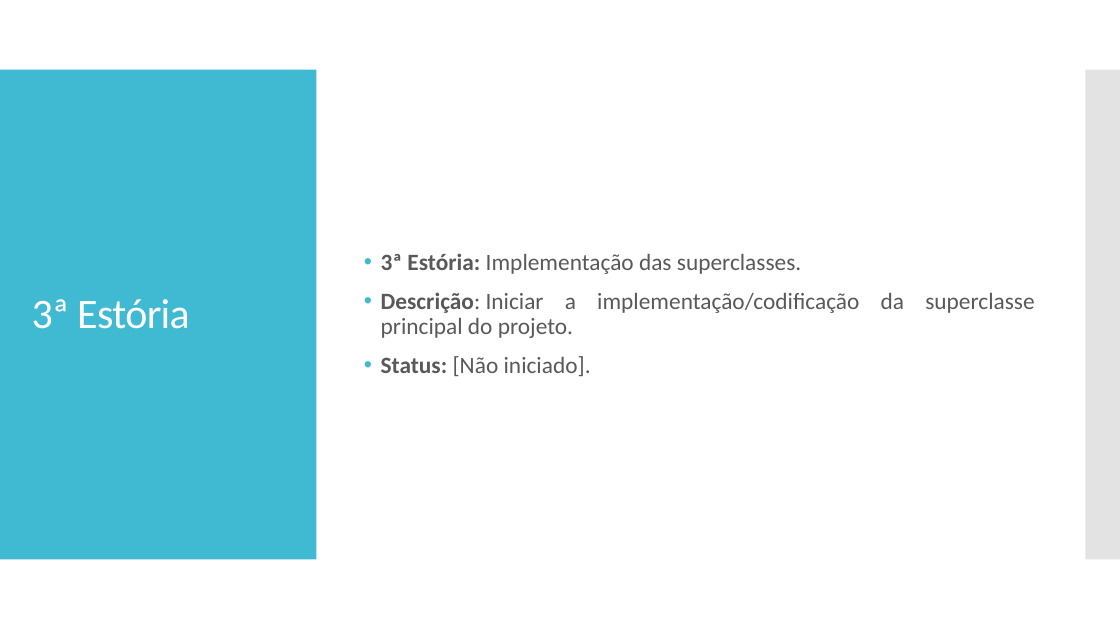
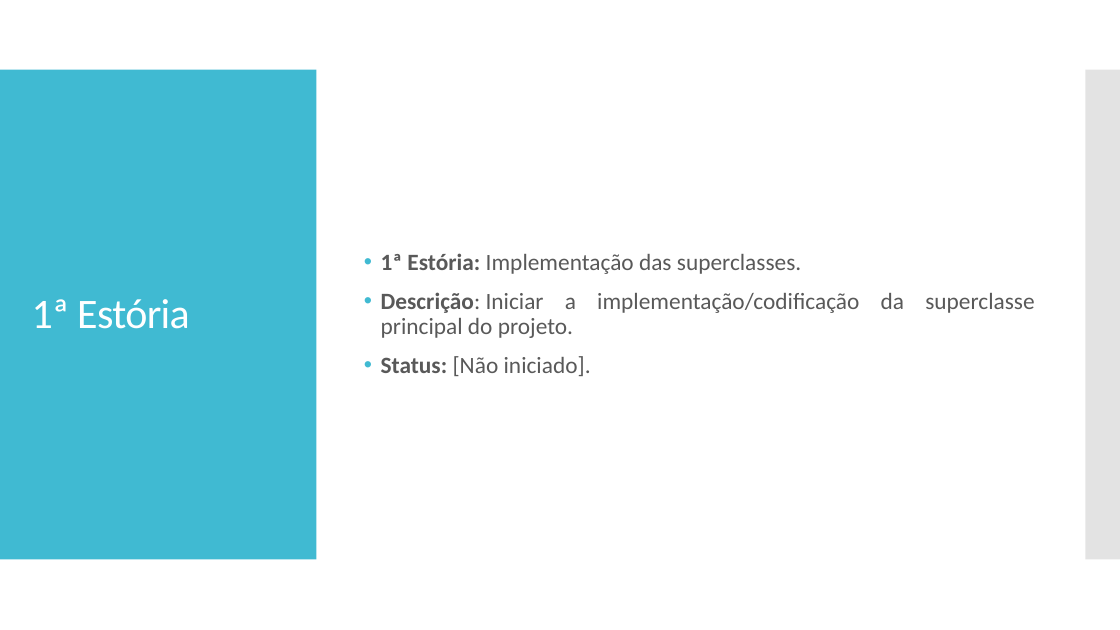
Before and after one commit to AlexandroGonSan/Projeto_final_POO_2018.2, a slide deck: slide 7 of Sprints/Sprint_002 da equipe.pptx. Drawn at 1120x630 pixels with LibreOffice and Linux fonts; fonts in the diff are those of the drawing. Boxes give left, top, right and bottom in pixels: in the first picture for what was removed or moved away, otherwise in the second. Text is boxed around its words. In the diff, an @@ line names an element or a change of style, - is before the commit and + after.

```diff
--- a/Sprints/Sprint_002 da equipe.pptx
+++ b/Sprints/Sprint_002 da equipe.pptx
@@ text at bbox=[381, 253, 801, 274]: text changed @@
-• 3ª Estória: Implementação das superclasses.
+• 1ª Estória: Implementação das superclasses.
@@ title at bbox=[32, 299, 190, 329]: text changed @@
-3ª Estória
+1ª Estória
```
Also in this commit, not shown: 1 slide added.
